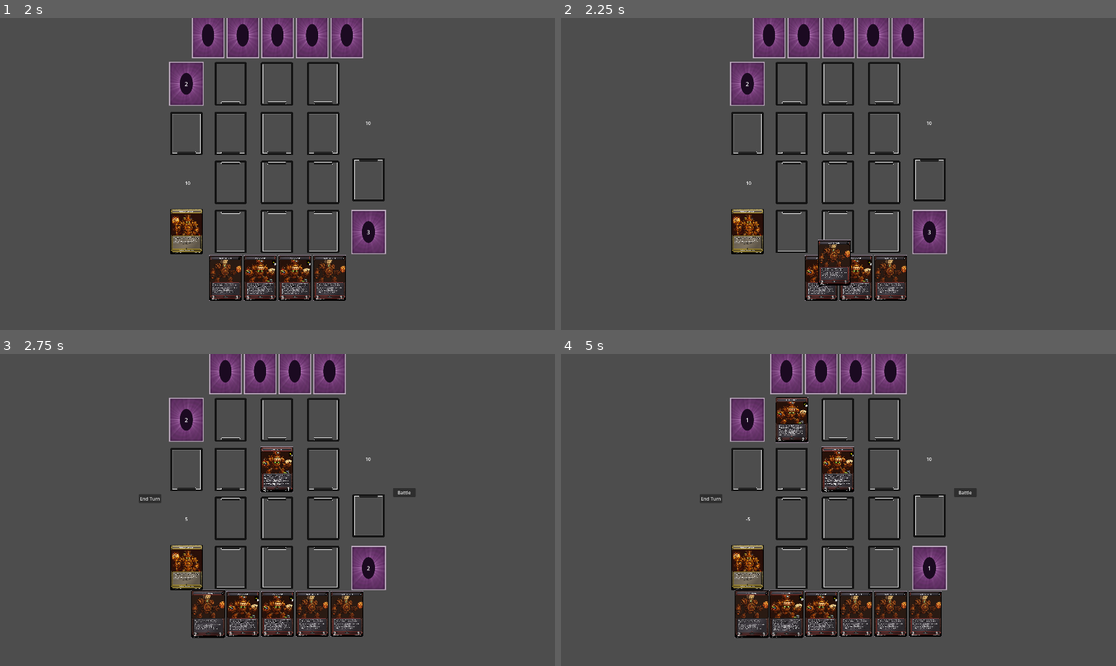
Above: before the commit, frames 1-4 (two rows, left to right).
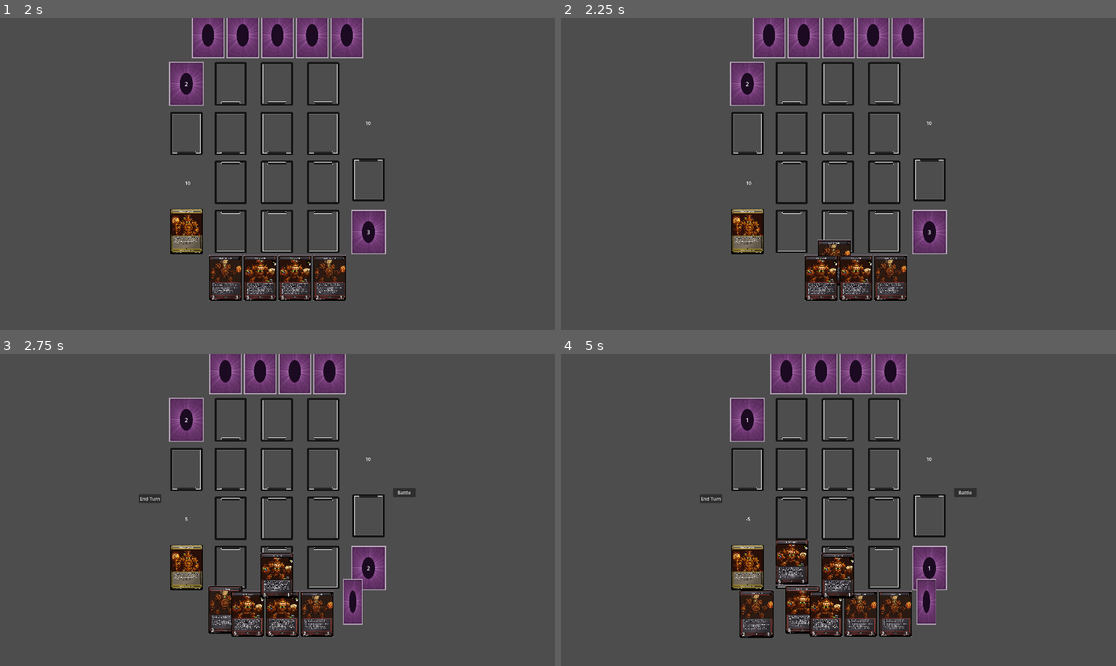
Above: after the commit, the same moments.

Repository: d3mmYe/FAMA-x-Gachinko-Fight-Club
Game: Godot game, scene res://Scenes/main.tscn
Two runs of this game, one before a commit and one after it. Both use one fixed random seed, a clock stepped at 60 frames per second and the inputs below.
Inputs (mouse positions are in pixels of both pictures, inside the frame that each line leads up to):
- Up to frame 1 (2 s): click "Empezar Partida" at 0.5 s; click "End Turn" at 1.25 s
- Up to frame 2 (2.25 s): tap Enter at 2 s; drag from (788, 276) to (927, 233) at 2.02 s
- Up to frame 3 (2.75 s): no input
- Up to frame 4 (5 s): click "Battle" at 2.75 s; click "End Turn" at 3.5 s; tap Space at 4.25 s; drag from (805, 612) to (927, 569) at 4.27 s

Frame 1 is identical in both runs. In frame 2, 0.4% of the frame differs, in the area x 46-53%, y 75-86%; in frame 3, 4.4%; in frame 4, 6.2%, in the area x 31-69%, y 13-92%.

Commit message:
Card attacks finished

Diff:
--- a/Scenes/Card/opponent_card.tscn
+++ b/Scenes/Card/opponent_card.tscn
@@ -164,6 +164,9 @@
 &"card_flip": SubResource("Animation_c0g18")
 }
 
+[sub_resource type="RectangleShape2D" id="RectangleShape2D_so8a0"]
+size = Vector2(112, 158)
+
 [node name="Card" type="Node2D" unique_id=1664458322]
 position = Vector2(645, 228)
 script = ExtResource("1_so8a0")
@@ -198,3 +201,10 @@
 text = "0"
 fit_content = true
 horizontal_alignment = 1
+
+[node name="Area2D" type="Area2D" parent="." unique_id=408669602]
+collision_layer = 8
+collision_mask = 8
+
+[node name="CollisionShape2D" type="CollisionShape2D" parent="Area2D" unique_id=1718127188]
+shape = SubResource("RectangleShape2D_so8a0")
--- a/Scenes/game.tscn
+++ b/Scenes/game.tscn
@@ -152,6 +152,7 @@
 texture = ExtResource("11_rku1e")
 
 [node name="OpponentGraveyard" type="Node2D" parent="." unique_id=770562846]
+z_index = -2
 position = Vector2(645, 400)
 rotation = 3.1415927
 scale = Vector2(0.75, 0.75)
--- a/Scripts/Game/battle_manager.gd
+++ b/Scripts/Game/battle_manager.gd
@@ -2,14 +2,18 @@
 
 const CARD_MOVE_SPEED: float = 0.25
 const STARTING_HEALTH: int = 10
+const BATTLE_POSSITION_OFFSET: int = 25
 
 var battleTimer
 var emptyOpponentCardSlots = []
 var playerCardsOnField = []
 var opponentCardsOnField = []
-var opponentCardsOnField2 = []
+var opponentAttackingCards = []
+var playerCardsThatAttackedThisTurn = []
 var playerHealth: int
 var opponentHealth: int
+var isOpponentsTurn = false
+var playerIsAttacking = false
 
 func _ready() -> void:
 	battleTimer = $"../BattleTimer"
@@ -29,6 +33,9 @@
 	$"../OpponentHealth".text = str(opponentHealth)
 
 func _onEndTurnButtonPressed() -> void:
+	isOpponentsTurn = true
+	$"../CardManager".unselectSelectedCards()
+	playerCardsThatAttackedThisTurn = []
 	opponentTurn()
 
 func opponentTurn():
@@ -41,22 +48,25 @@
 
 	if $"../OpponentDeck".deck.size() != 0:
 		$"../OpponentDeck".drawCard()
-		battleTimer.start()
-		await battleTimer.timeout
+		await wait(1)
 
 	if emptyOpponentCardSlots.size() != 0:
-		tryPlayCard()
+		await tryPlayCard()
 
 	if opponentCardsOnField.size() != 0:
-		opponentCardsOnField2 = opponentCardsOnField.duplicate()
-		for card in opponentCardsOnField2:
+		opponentAttackingCards = opponentCardsOnField.duplicate()
+		for card in opponentAttackingCards:
 			if playerCardsOnField.size() != 0:
 				deffendingCard = playerCardsOnField.pick_random()
 				attack(card, deffendingCard, "Opponent")
 			else:
 				directAttack(card, "Opponent")
+	endOpponentTurn()
 
-	endOpponentTurn()
+func opponentCardSelected(deffendingCard):
+	var attackingCard = $"../CardManager".selectedCard
+	if attackingCard and deffendingCard in opponentCardsOnField and not playerIsAttacking:
+		attack(attackingCard, deffendingCard, "Player")
 
 func tryPlayCard():
 	var opponentHand = $"../OpponentHand".hand
@@ -76,49 +86,99 @@
 
 	tween.tween_property(cardWithHighestAtk, "position", randomEmptyOpponentCardSlot.position, CARD_MOVE_SPEED)
 	cardWithHighestAtk.get_node("AnimationPlayer").play("card_flip")
+
 	$"../OpponentHand".removeCardFromHand(cardWithHighestAtk)
 	cardWithHighestAtk.cardSlotCardIsIn = randomEmptyOpponentCardSlot
 	opponentCardsOnField.append(cardWithHighestAtk)
 
+	await wait(CARD_MOVE_SPEED)
+
 func attack(attackingCard, deffendingCard, attacker):
-	deffendingCard.deffense = deffendingCard.deffense - attackingCard.deffense
-	#deffendingCard.get_node("Health").txt = str(deffendingCard.health)
-	attackingCard.deffense = attackingCard.deffense - deffendingCard.deffense
-	#attackingCard.get_node("Health").txt = str(attackingCard.health)
+	if attacker == "Player":
+		playerIsAttacking = true
+		$"../CardManager".selectedCard = null
+		playerCardsThatAttackedThisTurn.append(attackingCard)
+	var newPosition = Vector2(deffendingCard.position.x, deffendingCard.position.y + BATTLE_POSSITION_OFFSET)
+	attackingCard.z_index = 5
+	var tween = get_tree().create_tween()
+	tween.tween_property(attackingCard, "position", newPosition, CARD_MOVE_SPEED)
+	await wait(CARD_MOVE_SPEED)
+	var tween2 = get_tree().create_tween()
+	tween2.tween_property(attackingCard, "position", attackingCard.cardSlotCardIsIn.position, CARD_MOVE_SPEED)
+	deffendingCard.deffense = max(0, deffendingCard.deffense - attackingCard.attack)
+	deffendingCard.get_node("Deffense").text = str(deffendingCard.deffense)
+	attackingCard.deffense = max(0, attackingCard.deffense - deffendingCard.attack)
+	attackingCard.get_node("Deffense").text = str(attackingCard.deffense)
+
+	attackingCard.z_index = 0
+	var cardWasDestroyed = false
 
 	if attackingCard.deffense <= 0:
 		destroyCard(attackingCard, attacker)
+		cardWasDestroyed = true
 	if deffendingCard.deffense <= 0:
 		if attacker == "Player":
 			destroyCard(deffendingCard, "Opponent")
 		else:
 			destroyCard(deffendingCard, "Player")
+		cardWasDestroyed = true
+	if cardWasDestroyed:
+		await wait(1)
+	playerIsAttacking = false
 
 func directAttack(attackingCard, attacker):
+	var newPosition
+	var newPositionY
+	var tween = get_tree().create_tween()
+
 	if attacker == "Opponent":
 		playerHealth = playerHealth - attackingCard.attack
 		$"../PlayerHealth".text = str(playerHealth)
+		newPositionY = 900
 	else:
+		playerIsAttacking = true
 		opponentHealth = opponentHealth - attackingCard.attack
 		$"../OpponentHealth".text = str(opponentHealth)
+		newPositionY = 0
+		playerCardsThatAttackedThisTurn.append(attackingCard)
+	newPosition = Vector2(attackingCard.position.x, newPositionY)
+	attackingCard.z_index = 5
+	tween.tween_property(attackingCard, "position", newPosition, CARD_MOVE_SPEED)
+	await wait(CARD_MOVE_SPEED)
+	var tween2 = get_tree().create_tween()
+	tween2.tween_property(attackingCard, "position", attackingCard.cardSlotCardIsIn.position, CARD_MOVE_SPEED)
+	attackingCard.z_index = 0
+	await wait(CARD_MOVE_SPEED)
+	playerIsAttacking = false
+
 
 func destroyCard(card, cardOwner):
 	var newPosition
 	var tween = get_tree().create_tween()
 
 	if cardOwner == "Player":
+		card.defeated = true
+		card.get_node("Area2D/CollisionShape2D").disabled = true
 		newPosition = $"../Graveyard".position
 		if card in playerCardsOnField:
 			playerCardsOnField.erase(card)
+		card.cardSlotCardIsIn.get_node("Area2D/CollisionShape2D").disabled = false
 	else:
 		newPosition = $"../OpponentGraveyard".position
+		if card in opponentCardsOnField:
+			opponentCardsOnField.erase(card)
 
 	card.cardSlotCardIsIn.cardInSlot = false
 	card.cardSlotCardIsIn = null
 	tween.tween_property(card, "position", newPosition, CARD_MOVE_SPEED)
 
+func wait(wait_time):
+	battleTimer.wait_time = wait_time
+	battleTimer.start()
+	await battleTimer.timeout
 
 func endOpponentTurn():
+	isOpponentsTurn = false
 	$"../EndTurnButton".disabled = false
 	$"../BattleButton".disabled = false
 	$"../EndTurnButton".visible = true
--- a/Scripts/Game/card.gd
+++ b/Scripts/Game/card.gd
@@ -9,6 +9,7 @@
 var attack
 var cardType
 var cardSlotCardIsIn
+var defeated = false
 
 func _ready() -> void:
 # All cards must be a child of card_manager
--- a/Scripts/Game/card_manager.gd
+++ b/Scripts/Game/card_manager.gd
@@ -29,26 +29,29 @@
 
 func cardClicked(card):
 	if card.cardSlotCardIsIn:
-		if $"../BattleManager".opponentCardsOnField.size() == 0:
-			$"../BattleManager".directAttack(card, "Player")
-			return
-		else:
-			selectCardForBattle(card)
+		if !$"../BattleManager".isOpponentsTurn:
+			if !$"../BattleManager".playerIsAttacking:
+				if card not in $"../BattleManager".playerCardsThatAttackedThisTurn:
+					if $"../BattleManager".opponentCardsOnField.size() == 0:
+						$"../BattleManager".directAttack(card, "Player")
+						return
+					else:
+						selectCardForBattle(card)
 	else:
 		startDrag(card)
 
 func selectCardForBattle(card):
 	if selectedCard:
 		if selectedCard == card:
-			card.position += 20
+			card.position.y += 20
 			selectedCard = null
 		else:
-			selectedCard.position += 20
+			selectedCard.position.y += 20
 			selectedCard = card
-			card.position -= 20
+			card.position.y -= 20
 	else:
 		selectedCard = card
-		card.position -= 20
+		card.position.y -= 20
 
 func startDrag(card):
 	card.scale = Vector2(1, 1)
@@ -64,12 +67,17 @@
 		cardBeingDragged.cardSlotCardIsIn = cardSlotFound
 		playerHandReference.removeCardFromHand(cardBeingDragged)
 		cardBeingDragged.position = cardSlotFound.position
-		cardBeingDragged.get_node("Area2D/CollisionShape2D").disabled = true
 		cardSlotFound.cardInSlot = true
+		cardSlotFound.get_node("Area2D/CollisionShape2D").disabled = true
 		$"../BattleManager".playerCardsOnField.append(cardBeingDragged)
 	else:
 		playerHandReference.addCardToHand(cardBeingDragged, DEFAULT_CARD_MOVE_SPEED)
 	cardBeingDragged = null
+
+func unselectSelectedCards():
+	if selectedCard:
+		selectedCard.position.y += 20
+		selectedCard = null
 
 func connectCardSignals(card):
 	card.connect("hovered", hoveredOverCard)
@@ -84,31 +92,33 @@
 		return
 	if !isHoveringOnCard:
 		isHoveringOnCard = true
-		highlightCard(card, true)
+		#highlightCard(card, true)
 
 func hoveredOffCard(card):
 	var newCardHovered
-	if !card.cardSlotCardIsIn && !cardBeingDragged:
-		highlightCard(card, false)
-		newCardHovered = raycastCheckForCard()
-		if newCardHovered:
-			highlightCard(newCardHovered, true)
-		else:
-			isHoveringOnCard = false
+	if !card.defeated:
+		if !card.cardSlotCardIsIn && !cardBeingDragged:
+			#highlightCard(card, false)
+			newCardHovered = raycastCheckForCard()
+			if newCardHovered:
+				#highlightCard(newCardHovered, true)
+				pass
+			else:
+				isHoveringOnCard = false
 
-func highlightCard(card, hovered):
-	if hovered:
-		card.scale = Vector2(1.05, 1.05)
-		card.z_index = 2
-		$"../HoldedCardInfo/Sprite2D".texture = loadCardArt(card.cardName)
+#func highlightCard(card, hovered):
+	#if hovered:
+		#card.scale = Vector2(1.05, 1.05)
+		#card.z_index = 2
+		#$"../HoldedCardInfo/Sprite2D".texture = loadCardArt(card.cardName)
+		#
+	#else:
+		#card.scale = Vector2(1, 1)
+		#card.z_index = 1
+		#$"../HoldedCardInfo/Sprite2D".texture = null
 
-	else:
-		card.scale = Vector2(1, 1)
-		card.z_index = 1
-		$"../HoldedCardInfo/Sprite2D".texture = null
-
-func loadCardArt(cardName):
-	return load(str("res://Assets/CardImages/" + cardName + ".png"))
+#func loadCardArt(cardName):
+	#return load(str("res://Assets/CardImages/" + cardName + ".png"))
 
 func raycastCheckForCard():
 	var spaceState = get_world_2d().direct_space_state
--- a/Scripts/Game/input_manager.gd
+++ b/Scripts/Game/input_manager.gd
@@ -5,6 +5,7 @@
 
 const COLISSION_MASK_CARD = 1
 const COLISSION_MASK_DECK = 4
+const COLLISION_MASK_OPPONENT_CARD = 8
 
 var cardManagerReference
 var deckReference
@@ -43,3 +44,5 @@
 		elif resultColisionMask == COLISSION_MASK_DECK:
 			# Deck clicked
 			deckReference.drawCard()
+		elif resultColisionMask == COLLISION_MASK_OPPONENT_CARD:
+			$"../BattleManager".opponentCardSelected(result[0].collider.get_parent())
